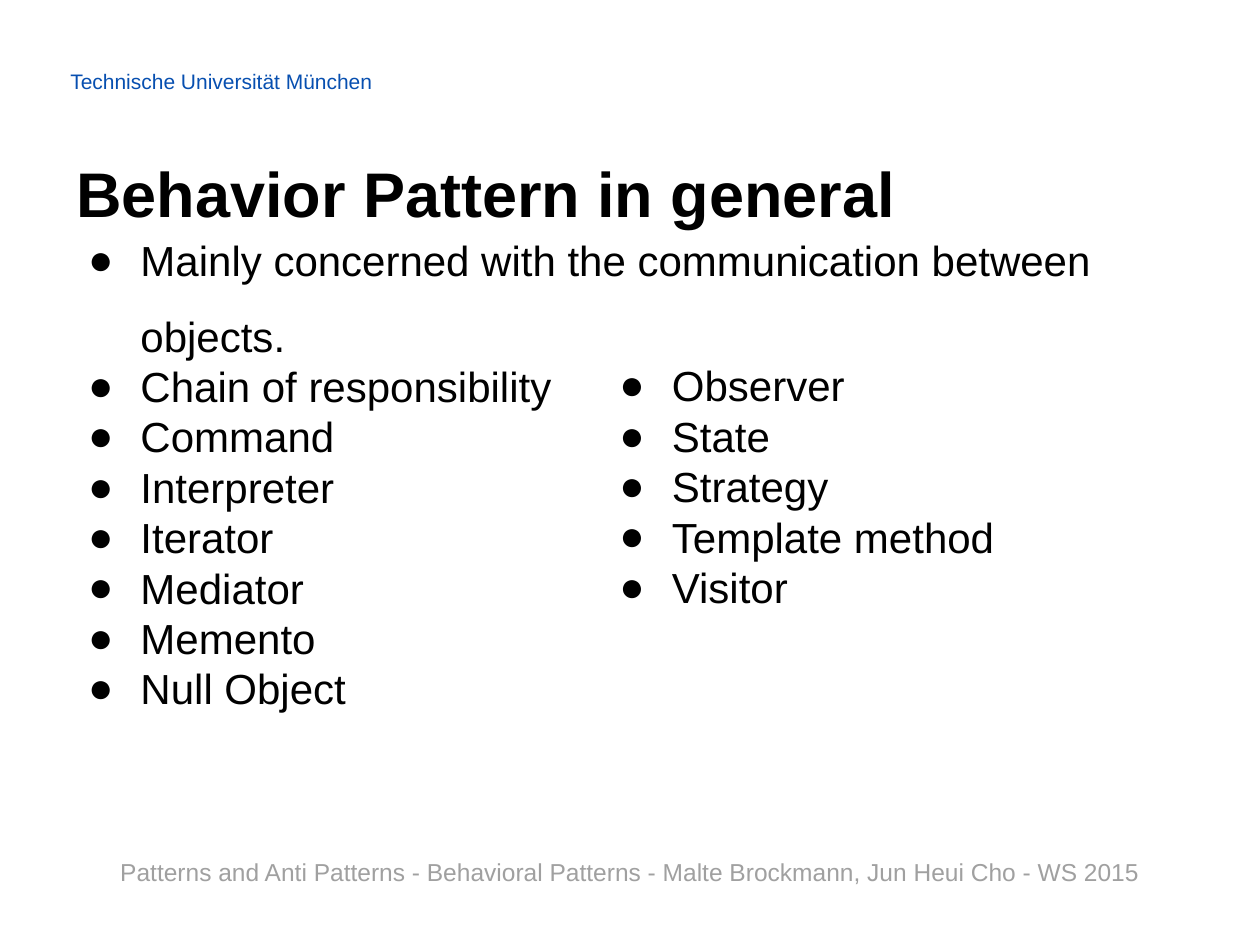
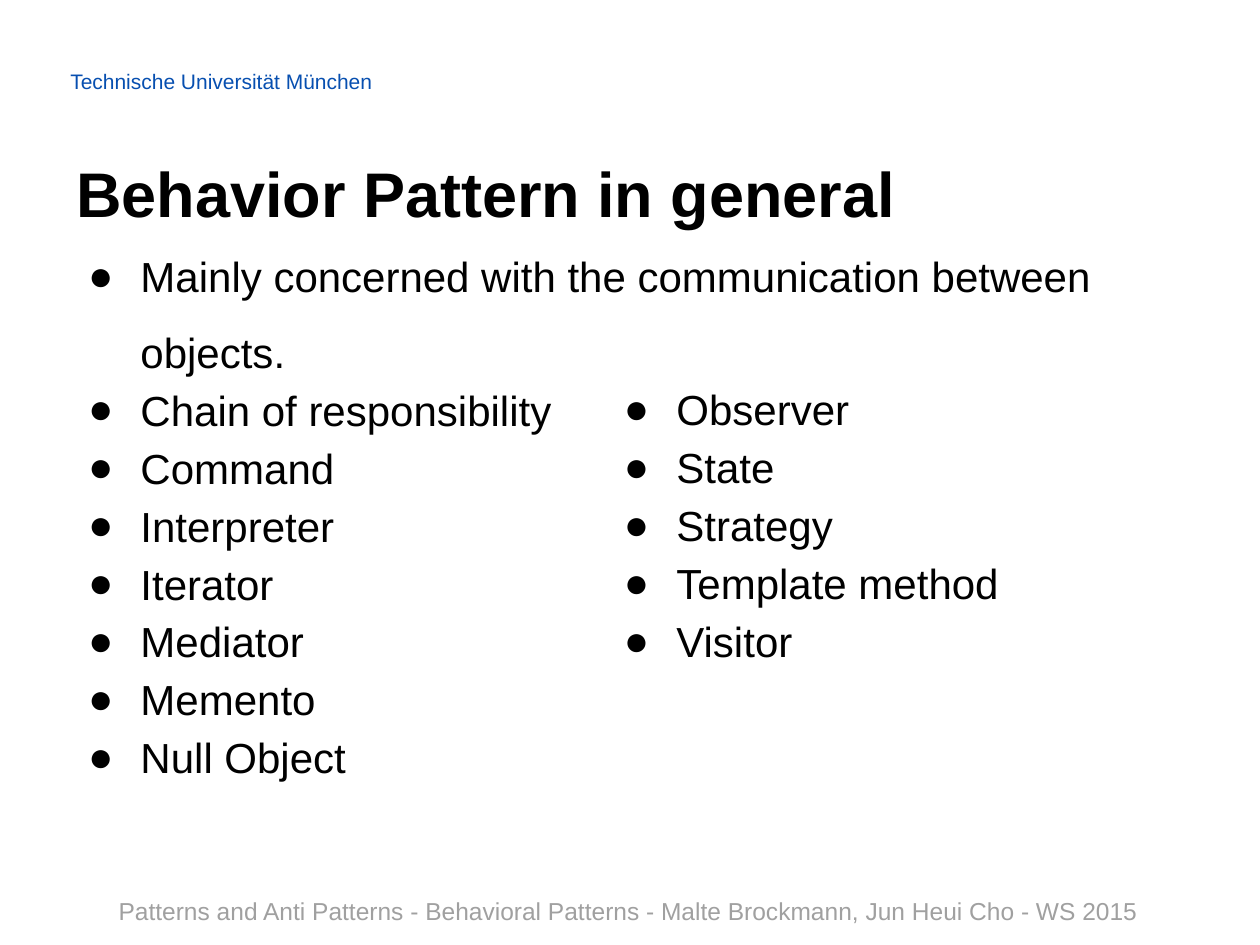
Before and after one commit to Painted6/Behavioral-design-patterns, a slide deck: slide 3 of Behavioral Patterns - JS Patterns and Anti Patterns.pptx. Drawn at 1260x945 pixels with LibreOffice and Linux fonts; fonts in the diff are those of the drawing; background and template pictures are left out. Boxes give left, top, right and bottom in pixels: in the first picture for what was removed or moved away, otherwise in the second. Text is boxed around its words. In the diff, an @@ line names an element or a change of style, - is before the commit and + after.

```diff
--- a/Behavioral Patterns - JS Patterns and Anti Patterns.pptx
+++ b/Behavioral Patterns - JS Patterns and Anti Patterns.pptx
@@ text "Mainly concerned with the communication ..." moved from (x1=140, y1=245, x2=1091, y2=713) to (x1=140, y1=261, x2=1091, y2=782) @@
@@ text "Mainly concerned with the communication ..." at (x1=140, y1=261, x2=1091, y2=782): line spacing 1 to 1.15 @@
@@ text "Observer" at (x1=676, y1=394, x2=998, y2=658): line spacing 1 to 1.15 @@
@@ text "Observer" moved from (x1=672, y1=370, x2=994, y2=604) to (x1=676, y1=394, x2=998, y2=658) @@
@@ text removed at (x1=120, y1=863, x2=1139, y2=884) @@
-Patterns and Anti Patterns - Behavioral Patterns - Malte Brockmann, Jun Heui Cho - WS 2015
@@ text added at (x1=119, y1=902, x2=1137, y2=923), 14 pt, text #A0A0A0 @@
+Patterns and Anti Patterns - Behavioral Patterns - Malte Brockmann, Jun Heui Cho - WS 2015
```
Also in this commit, not shown: 28 other slides changed, 2 slides added.
